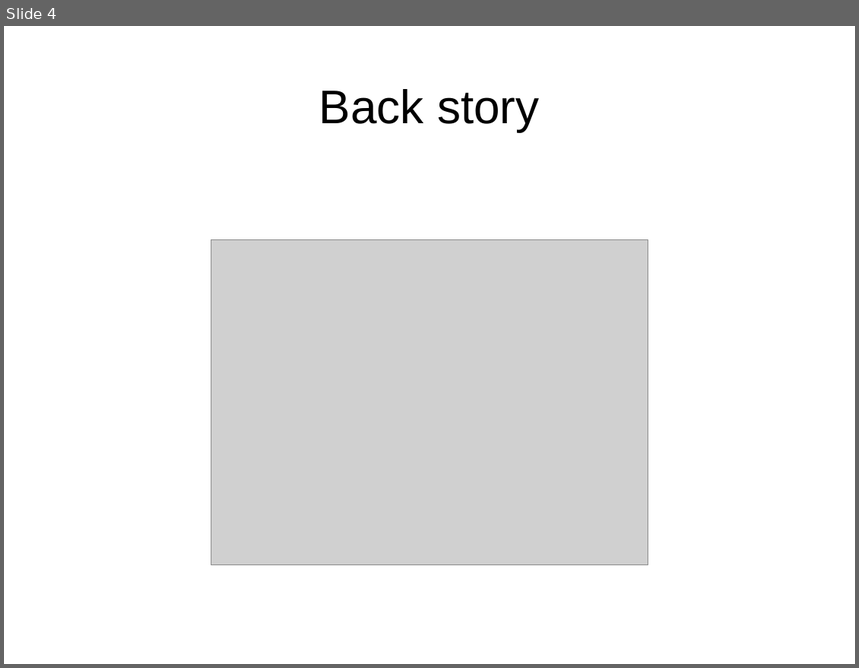
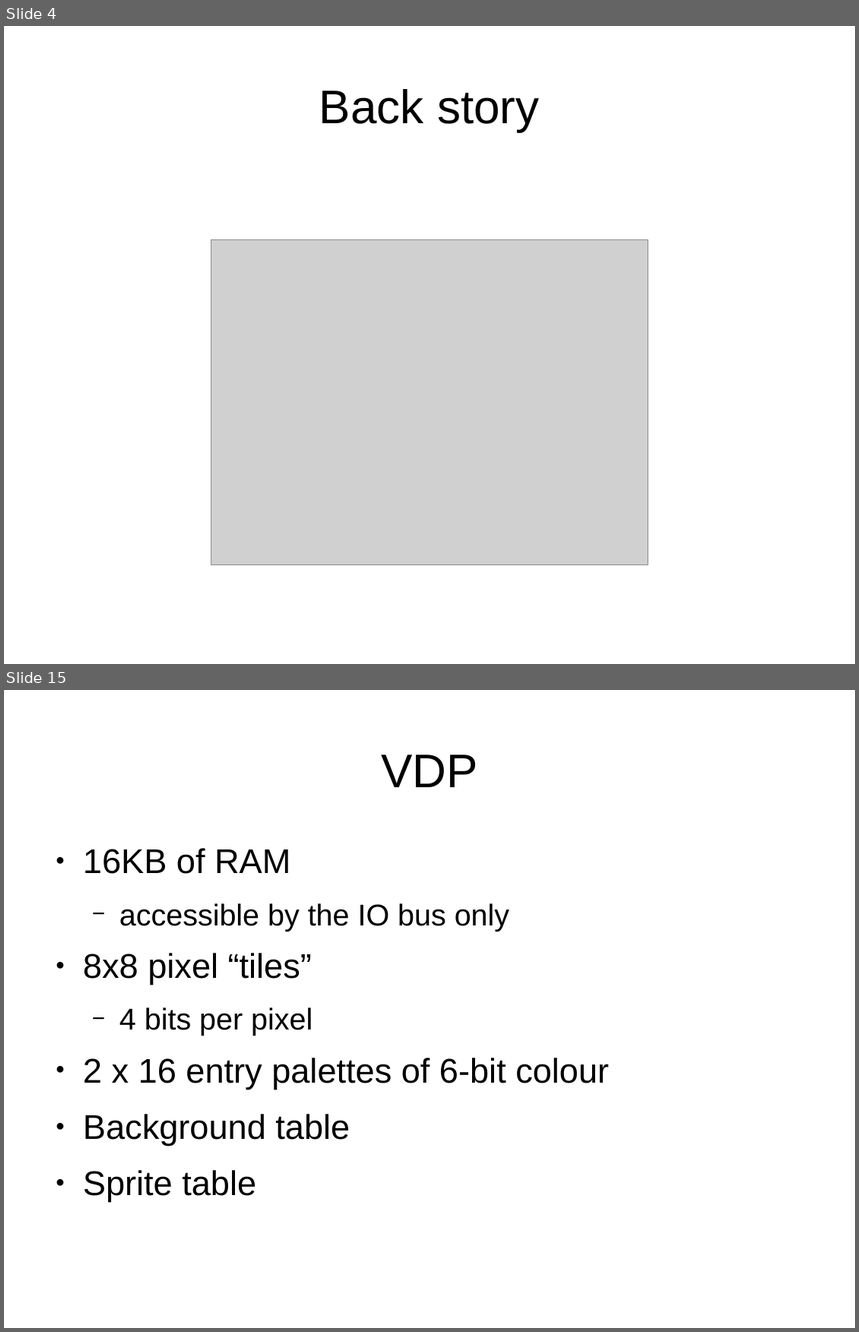
Before and after one commit to mattgodbolt/miracle-sms-emulator, a slide deck: emulating.odp. Shown one above the other, each under a label of ours: slide 4 before the commit, slides 4 and 15 after it; the slides between them are not shown. The pictures are 859x668 and 859x1332 pixels, drawn with LibreOffice and Linux fonts; fonts in the diff are those of the drawing; grey boxes stand for pictures. Boxes give left, top, right and bottom in pixels: in the first picture for what was removed or moved away, otherwise in the second. Text is boxed around its words. In the diff, an @@ line names an element or a change of style, - is before the commit and + after.

```diff
--- a/emulating.odp
+++ b/emulating.odp
@@ slide 15 added at <box>4,690,855,1328</box>, background #FFFFFF @@
@@ title added at <box>381,755,478,787</box>, 44 pt, text #000000 @@
+VDP
@@ text added at <box>83,848,609,1202</box>, 32 pt, text #000000 @@
+● 16KB of RAM
+  − accessible by the IO bus only
+● 8x8 pixel “tiles”
+  − 4 bits per pixel
+● 2 x 16 entry palettes of 6-bit colour
+● Background table
+● Sprite table
```
Also in this commit, not shown: 8 slides changed, 13 other slides added, 1 slide removed, 5 other files.
